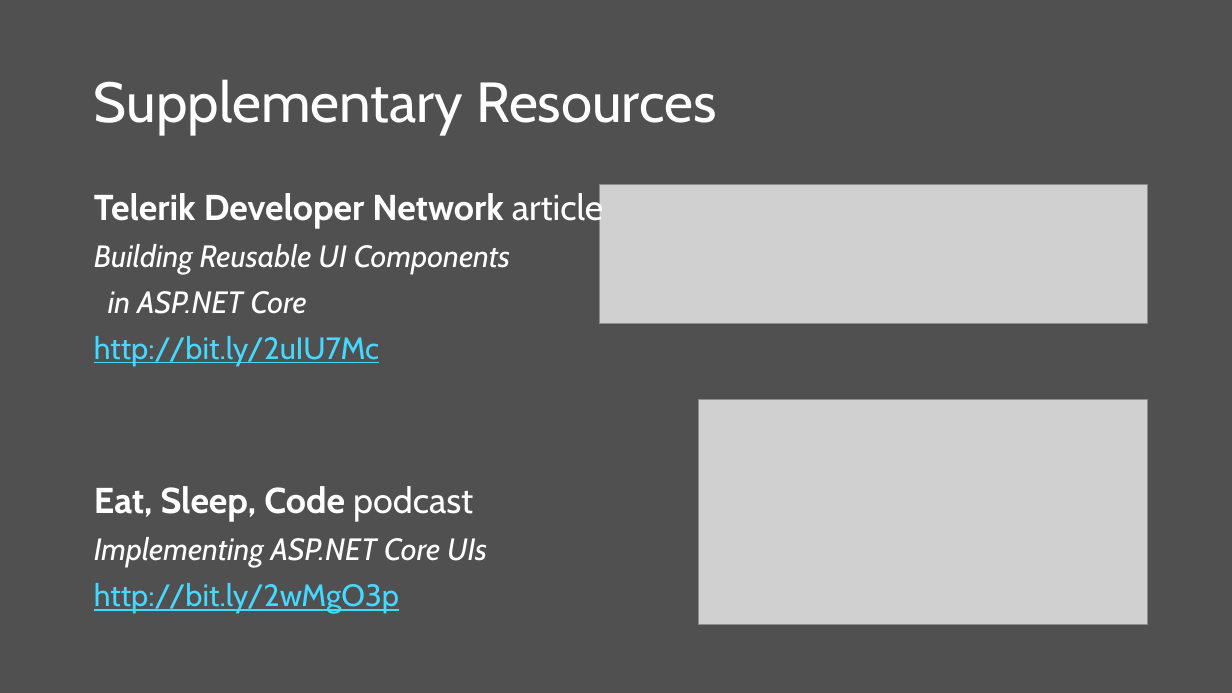
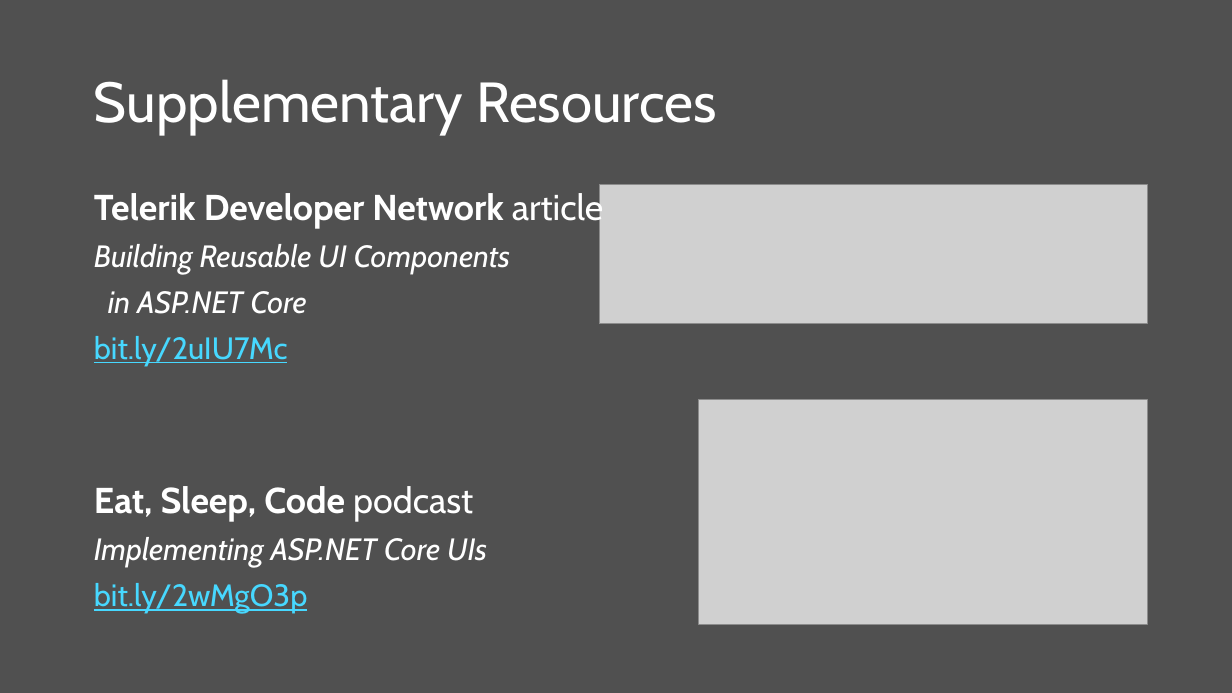
Before and after one commit to scottaddie/slide-decks, a slide deck: slide 22 of Building Reusable UI Components in ASP.NET Core MVC.pptx. Drawn at 1232x693 pixels with LibreOffice and Linux fonts; fonts in the diff are those of the drawing; grey boxes stand for pictures. Boxes give left, top, right and bottom in pixels: in the first picture for what was removed or moved away, otherwise in the second. Text is boxed around its words. In the diff, an @@ line names an element or a change of style, - is before the commit and + after.

```diff
--- a/Building Reusable UI Components in ASP.NET Core MVC.pptx
+++ b/Building Reusable UI Components in ASP.NET Core MVC.pptx
@@ text at bbox=[94, 336, 288, 366]: text changed @@
-http://bit.ly/2uIU7Mc
+bit.ly/2uIU7Mc
@@ text at bbox=[94, 583, 308, 613]: text changed @@
-http://bit.ly/2wMgO3p
+bit.ly/2wMgO3p
```
Also in this commit, not shown: 1 other slide changed.
